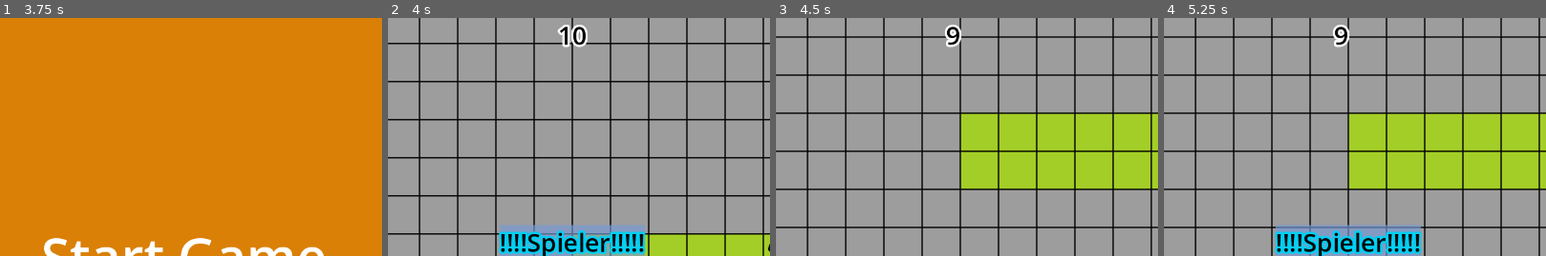
Above: before the commit, frames 1-4 (left to right).
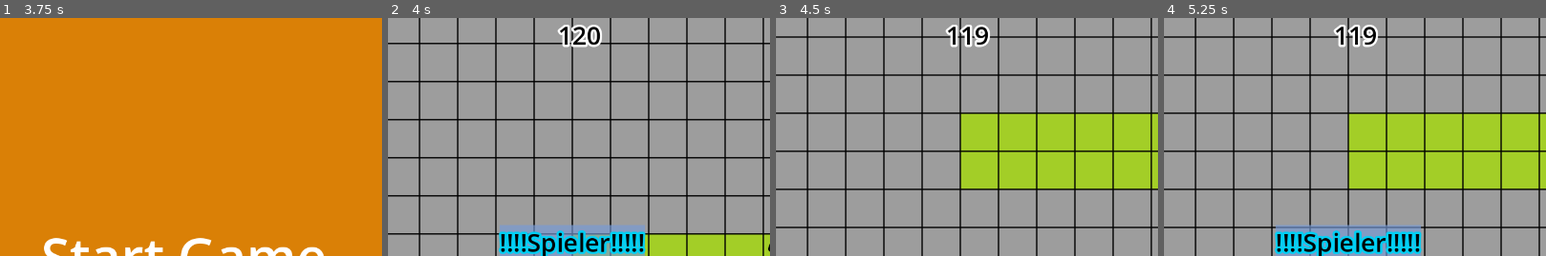
Above: after the commit, the same moments.

Repository: NIK-98/Paint_The_Ground
Game: Godot game, scene res://sceens/level.tscn
Same seed, same stepped clock (60 frames per second), same inputs: the game is played once before the commit and once after it. This scene is started directly instead of the project's main scene.
Inputs (mouse positions are % of the whole screen's width and height, from its top left):
- Up to frame 1 (3.75 s): click (50, 5) at 0.52 s; type "Alex" at 0.6 s; click "Start Game" at 1.25 s; click "Start Game" at 2 s; click "Bestätiegen" at 2.75 s; tap Enter at 3.5 s; move the mouse to (72, 45) at 3.52 s; hold D (right) from 3.53 s (still down); hold Tab (Info) from 3.53 s (still down); click (72, 45) at 3.67 s
- Up to frame 2 (4 s): keep holding D (right); keep holding Tab (Info)
- Up to frame 3 (4.5 s): move the mouse to (30, 55) at 4.27 s; release D (right) at 4.28 s; release Tab (Info) at 4.28 s; hold S (down) from 4.28 s (still down); tap Tab (Info) at 4.35 s
- Up to frame 4 (5.25 s): tap Space at 5 s; move the mouse to (60, 28) at 5.02 s; release S (down) at 5.03 s; hold D (right) from 5.03 s (still down); hold Tab (Info) from 5.03 s (still down)
The pictures show only the part of the screen within x 26-76%, y 0-50%; the shares and areas given below are measured in that part.

Frame 1 is identical in both runs. In frame 2, 0.5% of the frame differs, in the area x 48-56%, y 2-13%; in frame 3, 0.8%, in the area x 44-56%, y 2-13%; in frame 4, 0.8%.

Commit message:
timer zurückgesetzt

Diff:
--- a/sceens/level.tscn
+++ b/sceens/level.tscn
@@ -314,7 +314,7 @@
 text = "Warte auf Mitspieler..."
 
 [node name="Timer" type="Timer" parent="." groups=["timer"]]
-wait_time = 10.0
+wait_time = 120.0
 
 [node name="MultiplayerSynchronizer" type="MultiplayerSynchronizer" parent="."]
 replication_config = SubResource("SceneReplicationConfig_jatce")
